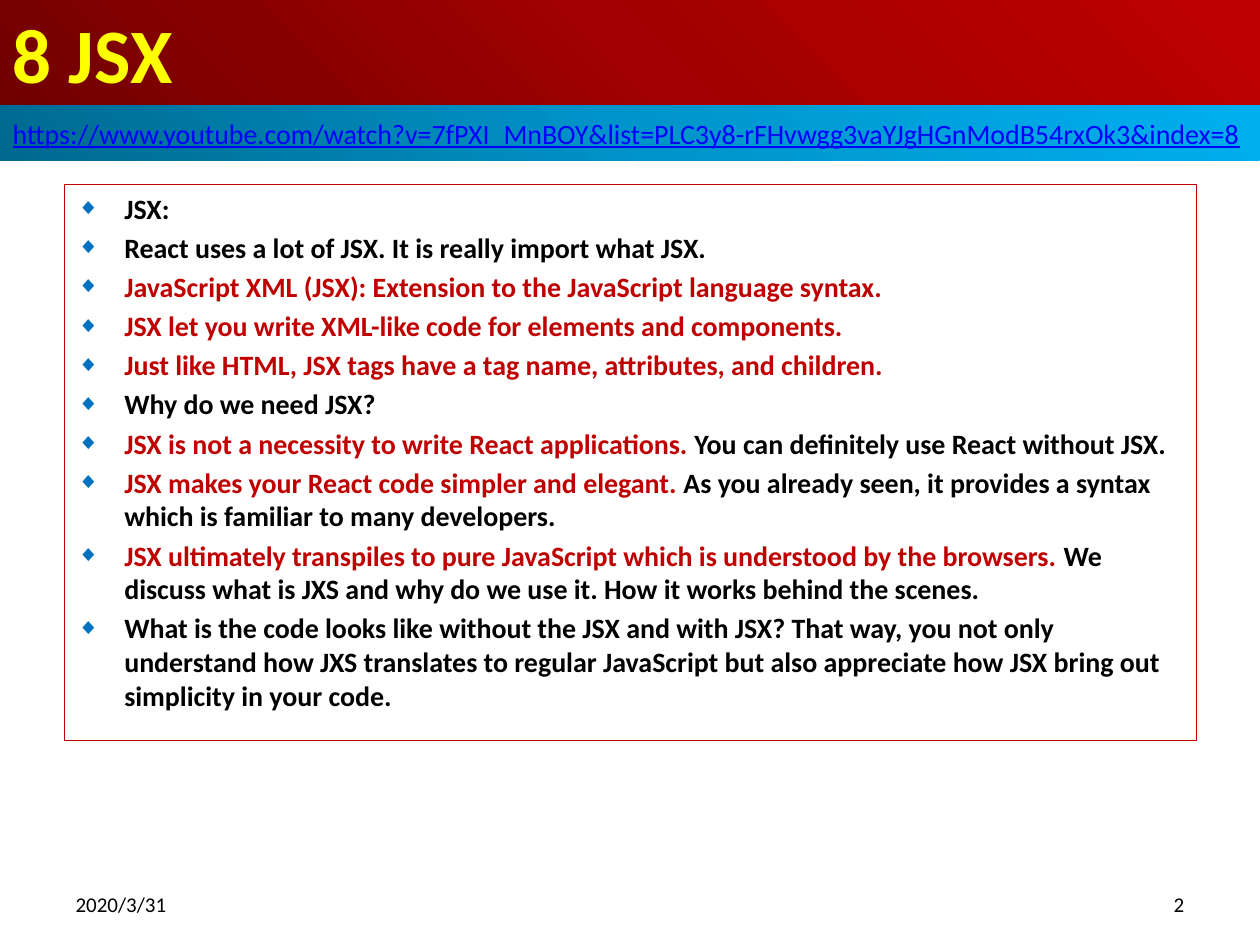
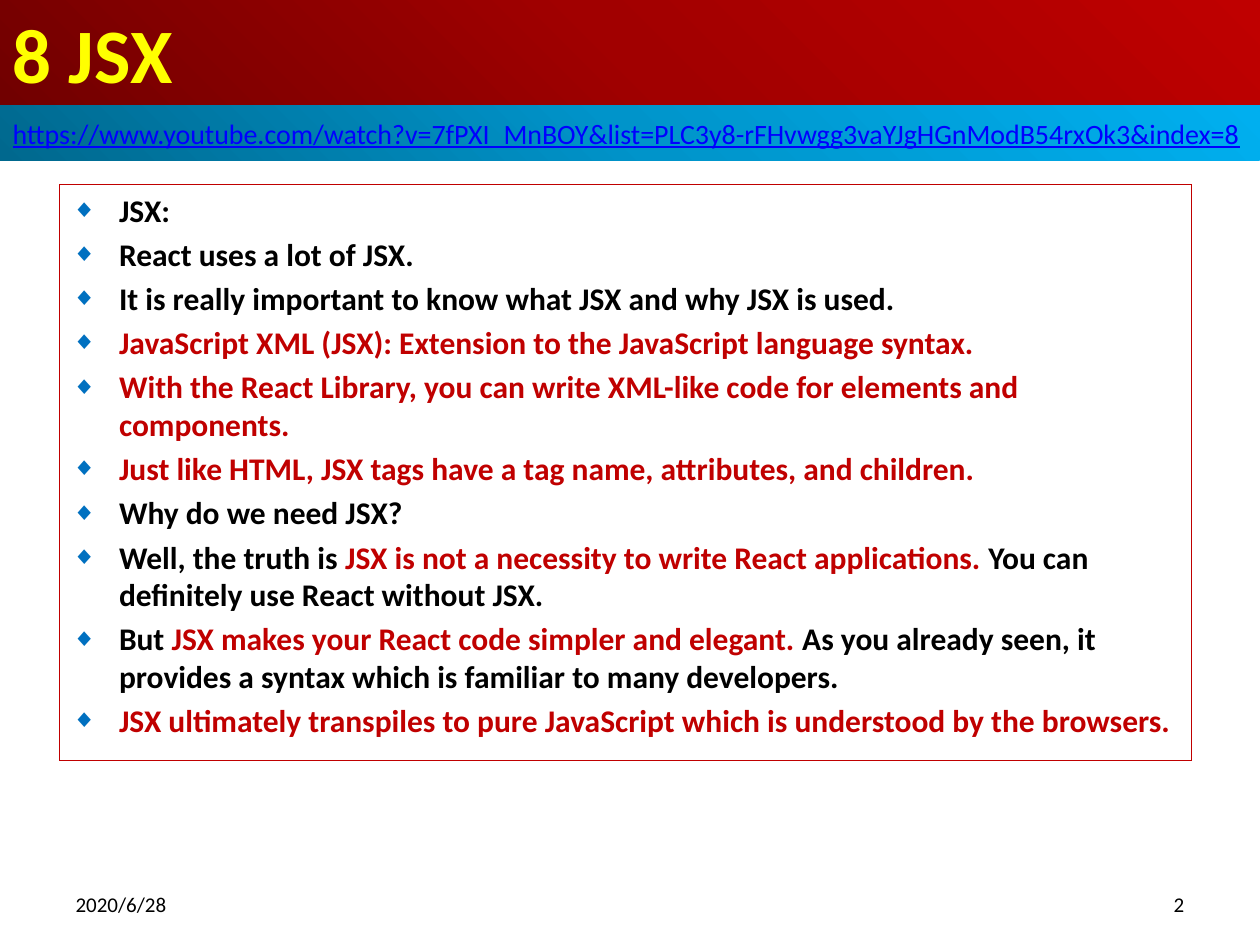
Before and after one commit to peterhchen/800-React-Hook, a slide deck: slide 2 of 08_JSX.pptx. Drawn at 1260x945 pixels with LibreOffice and Linux fonts; fonts in the diff are those of the drawing. Boxes give left, top, right and bottom in pixels: in the first picture for what was removed or moved away, otherwise in the second. Text is boxed around its words. In the diff, an @@ line names an element or a change of style, - is before the commit and + after.

```diff
--- a/08_JSX.pptx
+++ b/08_JSX.pptx
@@ subtitle "JSX:": place and size @@
-subtitle "JSX:" at [64, 185, 1197, 741]
+subtitle "JSX:" at [59, 185, 1192, 761]
@@ subtitle at [119, 201, 974, 529]: size 16 to 18 pt in "JSX:", "JavaScript XML (JSX): Extension to the JavaScript ...", "Just like HTML, JSX tags have a ...", "Why do we need JSX?" @@
@@ subtitle at [119, 244, 895, 315]: text changed; size 16 to 18 pt @@
-◆ React uses a lot of JSX. It is really import what JSX.
+◆ React uses a lot of JSX.
+◆ It is really important to know what JSX and why JSX is used.
@@ subtitle at [119, 376, 1018, 441]: text changed; size 16 to 18 pt @@
-◆ JSX let you write XML-like code for elements and components.
+◆ With the React Library, you can write XML-like code for elements and components.
@@ subtitle at [119, 547, 1170, 737]: text changed; size 16 to 18 pt; text colour #000000 to #C00000 @@
-◆ JSX is not a necessity to write React applications. You can definitely use React without JSX.
-◆ JSX makes your React code simpler and elegant. As you already seen, it provides a syntax which is familiar to many developers.
-◆ JSX ultimately transpiles to pure JavaScript which is understood by the browsers. We discuss what is JXS and why do we use it. How it works behind the scenes.
-◆ What is the code looks like without the JSX and with JSX? That way, you not only understand how JXS translates to regular JavaScript but also appreciate how JSX bring out simplicity in your code.
+◆ Well, the truth is JSX is not a necessity to write React applications. You can definitely use React without JSX.
+◆ But JSX makes your React code simpler and elegant. As you already seen, it provides a syntax which is familiar to many developers.
+◆ JSX ultimately transpiles to pure JavaScript which is understood by the browsers.
@@ text at [76, 897, 167, 913]: text changed @@
-2020/3/31
+2020/6/28
```
Also in this commit, not shown: 7 other slides changed, 9 slides added.
